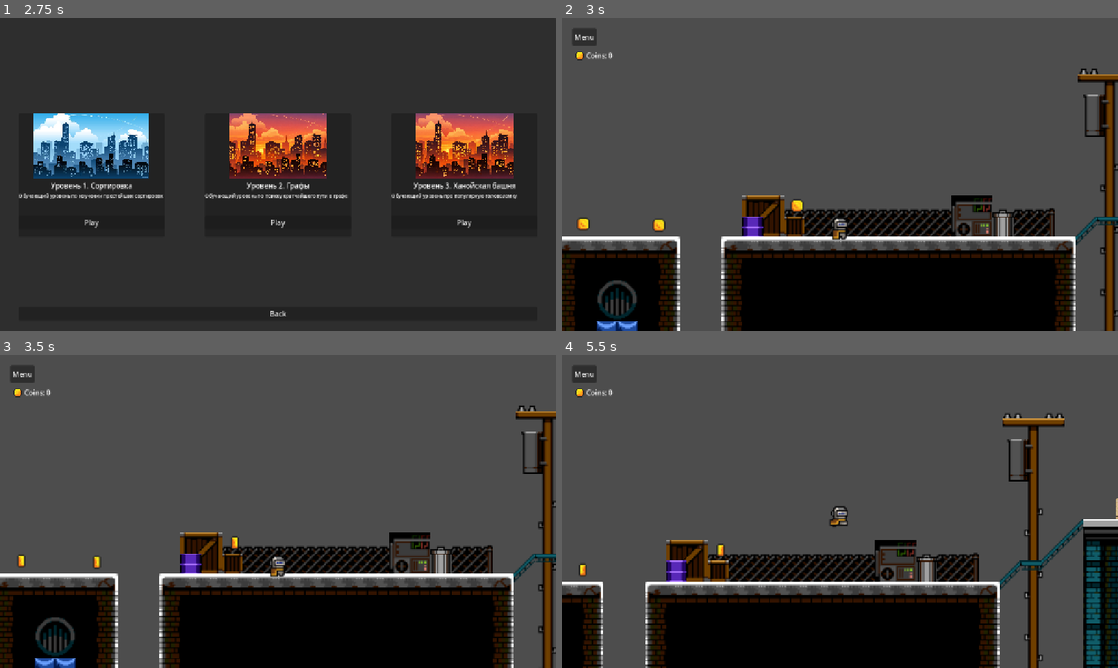
Above: before the commit, frames 1-4 (two rows, left to right).
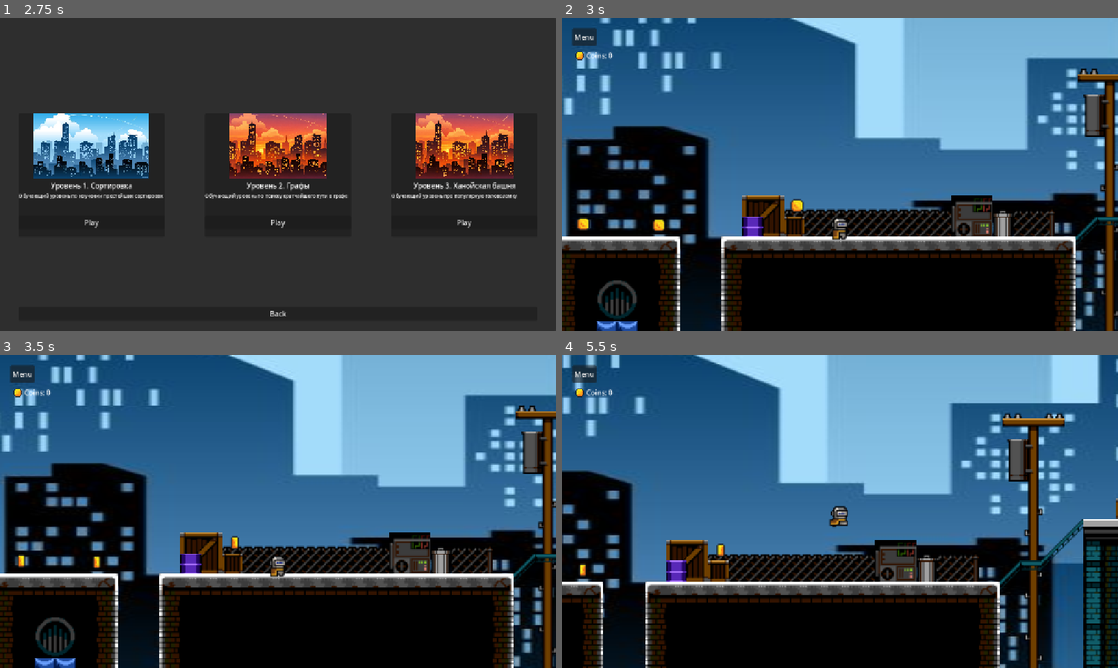
Above: after the commit, the same moments.

Repository: Natr1xon/puzzle_game
Game: Godot game, scene res://scenes/main/main.tscn
Same seed, same stepped clock (60 frames per second), same inputs: the game is played once before the commit and once after it.
Inputs:
- Up to frame 1 (2.75 s): click "Play" at 0.5 s; click "Back" at 1.25 s; click "Play" at 2 s
- Up to frame 2 (3 s): click "Play" at 2.75 s
- Up to frame 3 (3.5 s): no input
- Up to frame 4 (5.5 s): click "Menu" at 3.5 s; click "Resume" at 4.25 s; hold D (move_right) from 5.03 s (still down); tap E (interact) at 5.1 s; tap Space (jump) at 5.27 s

Frame 1 is identical in both runs. In frame 2, 66% of the frame differs, in the area x 0-100%, y 0-100%; in frame 3, 66%; in frame 4, 69%.

Commit message:
add animation sorting in level 1

Diff:
--- a/project.godot
+++ b/project.godot
@@ -53,6 +53,11 @@
 "events": [Object(InputEventKey,"resource_local_to_scene":false,"resource_name":"","device":-1,"window_id":0,"alt_press …(192 unchanged characters)…
 ]
 }
+menu={
+"deadzone": 0.2,
+"events": [Object(InputEventKey,"resource_local_to_scene":false,"resource_name":"","device":-1,"window_id":0,"alt_pressed":false,"shift_pressed":false,"ctrl_pressed":false,"meta_pressed":false,"pressed":false,"keycode":0,"physical_keycode":4194305,"key_label":0,"unicode":0,"location":0,"echo":false,"script":null)
+]
+}
 
 [physics]
 
--- a/scenes/levels/level_01.tscn
+++ b/scenes/levels/level_01.tscn
@@ -5,7 +5,7 @@
 [ext_resource type="Script" uid="uid://bpi7jvc4hd0hl" path="res://scripts/level_01/level_logic_1.gd" id="2_uvc87"]
 [ext_resource type="PackedScene" uid="uid://chs3ia44ls6on" path="res://scenes/objects/puzzle_object.tscn" id="3_qdh5e"]
 [ext_resource type="PackedScene" uid="uid://b617fba8fvuvo" path="res://scenes/player/player.tscn" id="4_uvc87"]
-[ext_resource type="Script" uid="uid://vhrikkdvirs3" path="res://scripts/level_01/check_button.gd" id="5_qdh5e"]
+[ext_resource type="Script" uid="uid://vhrikkdvirs3" path="res://scripts/objects/check_button.gd" id="5_qdh5e"]
 [ext_resource type="Texture2D" uid="uid://8tnd84iqcm6f" path="res://assets/sprites/city/Assets_City.png" id="6_1ey3t"]
 [ext_resource type="Texture2D" uid="uid://7uq5jajupo7n" path="res://assets/sprites/button/button.png" id="6_50wog"]
 [ext_resource type="PackedScene" uid="uid://cf043gxy2xtfm" path="res://scenes/kill_zone.tscn" id="7_kfebt"]
@@ -546,7 +546,6 @@
 shape = SubResource("WorldBoundaryShape2D_kfebt")
 
 [node name="Background" type="Sprite2D" parent="." unique_id=1267091804]
-visible = false
 z_index = -2
 position = Vector2(257, -179)
 scale = Vector2(-1.976, 1)
--- a/scenes/levels/level_02.tscn
+++ b/scenes/levels/level_02.tscn
@@ -4,7 +4,7 @@
 [ext_resource type="Script" uid="uid://butwwa1httray" path="res://scripts/level_2/input_handler_2.gd" id="3_3acmf"]
 [ext_resource type="Script" uid="uid://dkeusvrfxyf0x" path="res://scripts/level_2/level_logic_2.gd" id="3_a3l5x"]
 [ext_resource type="Texture2D" uid="uid://8tnd84iqcm6f" path="res://assets/sprites/city/Assets_City.png" id="3_c5o3r"]
-[ext_resource type="Script" uid="uid://vhrikkdvirs3" path="res://scripts/level_01/check_button.gd" id="3_c6rld"]
+[ext_resource type="Script" uid="uid://vhrikkdvirs3" path="res://scripts/objects/check_button.gd" id="3_c6rld"]
 [ext_resource type="PackedScene" uid="uid://b617fba8fvuvo" path="res://scenes/player/player.tscn" id="3_yjjx0"]
 [ext_resource type="PackedScene" uid="uid://d1n18f7d7hqr2" path="res://scenes/objects/coin.tscn" id="3_yklhy"]
 [ext_resource type="Texture2D" uid="uid://7uq5jajupo7n" path="res://assets/sprites/button/button.png" id="4_yklhy"]
@@ -526,10 +526,10 @@
 [node name="Coin5" parent="CoinContainer" unique_id=1628219278 groups=["coins"] instance=ExtResource("3_yklhy")]
 position = Vector2(864, -56)
 
-[node name="Coin6" parent="CoinContainer" unique_id=1541383154 instance=ExtResource("3_yklhy")]
+[node name="Coin6" parent="CoinContainer" unique_id=1541383154 groups=["coins"] instance=ExtResource("3_yklhy")]
 position = Vector2(1137, -201)
 
-[node name="Coin7" parent="CoinContainer" unique_id=2007950043 instance=ExtResource("3_yklhy")]
+[node name="Coin7" parent="CoinContainer" unique_id=2007950043 groups=["coins"] instance=ExtResource("3_yklhy")]
 position = Vector2(105, -10)
 
 [node name="CheckButton" type="Node2D" parent="." unique_id=516063093]
--- a/scenes/levels/level_03.tscn
+++ b/scenes/levels/level_03.tscn
@@ -1,3 +1,393 @@
 [gd_scene format=3 uid="uid://d4fbki7y8fnvj"]
 
+[ext_resource type="Texture2D" uid="uid://8tnd84iqcm6f" path="res://assets/sprites/city/Assets_City.png" id="1_fvfhs"]
+
+[sub_resource type="TileSetAtlasSource" id="TileSetAtlasSource_o4mod"]
+texture = ExtResource("1_fvfhs")
+0:0/0 = 0
+1:0/0 = 0
+2:0/0 = 0
+3:0/0 = 0
+4:0/0 = 0
+5:0/0 = 0
+6:0/0 = 0
+7:0/0 = 0
+8:0/0 = 0
+10:0/0 = 0
+11:0/0 = 0
+12:0/0 = 0
+13:0/0 = 0
+14:0/0 = 0
+15:0/0 = 0
+0:1/0 = 0
+1:1/0 = 0
+2:1/0 = 0
+3:1/0 = 0
+4:1/0 = 0
+5:1/0 = 0
+6:1/0 = 0
+7:1/0 = 0
+8:1/0 = 0
+10:1/0 = 0
+11:1/0 = 0
+12:1/0 = 0
+13:1/0 = 0
+14:1/0 = 0
+15:1/0 = 0
+0:2/0 = 0
+1:2/0 = 0
+2:2/0 = 0
+3:2/0 = 0
+4:2/0 = 0
+5:2/0 = 0
+6:2/0 = 0
+7:2/0 = 0
+8:2/0 = 0
+9:2/0 = 0
+10:2/0 = 0
+11:2/0 = 0
+12:2/0 = 0
+13:2/0 = 0
+14:2/0 = 0
+16:2/0 = 0
+0:3/0 = 0
+1:3/0 = 0
+2:3/0 = 0
+3:3/0 = 0
+4:3/0 = 0
+5:3/0 = 0
+6:3/0 = 0
+7:3/0 = 0
+8:3/0 = 0
+9:3/0 = 0
+10:3/0 = 0
+11:3/0 = 0
+12:3/0 = 0
+13:3/0 = 0
+14:3/0 = 0
+15:3/0 = 0
+16:3/0 = 0
+0:4/0 = 0
+1:4/0 = 0
+2:4/0 = 0
+3:4/0 = 0
+4:4/0 = 0
+5:4/0 = 0
+6:4/0 = 0
+7:4/0 = 0
+8:4/0 = 0
+9:4/0 = 0
+10:4/0 = 0
+11:4/0 = 0
+12:4/0 = 0
+13:4/0 = 0
+14:4/0 = 0
+15:4/0 = 0
+0:5/0 = 0
+1:5/0 = 0
+2:5/0 = 0
+3:5/0 = 0
+4:5/0 = 0
+5:5/0 = 0
+6:5/0 = 0
+7:5/0 = 0
+8:5/0 = 0
+9:5/0 = 0
+10:5/0 = 0
+11:5/0 = 0
+12:5/0 = 0
+13:5/0 = 0
+14:5/0 = 0
+15:5/0 = 0
+0:6/0 = 0
+1:6/0 = 0
+2:6/0 = 0
+3:6/0 = 0
+4:6/0 = 0
+5:6/0 = 0
+6:6/0 = 0
+7:6/0 = 0
+8:6/0 = 0
+10:6/0 = 0
+11:6/0 = 0
+12:6/0 = 0
+13:6/0 = 0
+14:6/0 = 0
+15:6/0 = 0
+0:7/0 = 0
+1:7/0 = 0
+2:7/0 = 0
+3:7/0 = 0
+4:7/0 = 0
+5:7/0 = 0
+6:7/0 = 0
+7:7/0 = 0
+8:7/0 = 0
+10:7/0 = 0
+11:7/0 = 0
+12:7/0 = 0
+13:7/0 = 0
+14:7/0 = 0
+15:7/0 = 0
+1:8/0 = 0
+2:8/0 = 0
+3:8/0 = 0
+4:8/0 = 0
+5:8/0 = 0
+6:8/0 = 0
+7:8/0 = 0
+8:8/0 = 0
+9:8/0 = 0
+10:8/0 = 0
+11:8/0 = 0
+12:8/0 = 0
+13:8/0 = 0
+14:8/0 = 0
+15:8/0 = 0
+0:9/0 = 0
+1:9/0 = 0
+2:9/0 = 0
+3:9/0 = 0
+4:9/0 = 0
+5:9/0 = 0
+6:9/0 = 0
+7:9/0 = 0
+8:9/0 = 0
+9:9/0 = 0
+10:9/0 = 0
+11:9/0 = 0
+12:9/0 = 0
+13:9/0 = 0
+14:9/0 = 0
+15:9/0 = 0
+0:10/0 = 0
+1:10/0 = 0
+2:10/0 = 0
+3:10/0 = 0
+4:10/0 = 0
+5:10/0 = 0
+7:10/0 = 0
+8:10/0 = 0
+9:10/0 = 0
+10:10/0 = 0
+11:10/0 = 0
+12:10/0 = 0
+14:10/0 = 0
+15:10/0 = 0
+0:11/0 = 0
+1:11/0 = 0
+3:11/0 = 0
+4:11/0 = 0
+5:11/0 = 0
+6:11/0 = 0
+7:11/0 = 0
+8:11/0 = 0
+9:11/0 = 0
+6:12/0 = 0
+7:12/0 = 0
+8:12/0 = 0
+6:13/0 = 0
+7:13/0 = 0
+8:13/0 = 0
+
+[sub_resource type="TileSet" id="TileSet_4wrbh"]
+sources/0 = SubResource("TileSetAtlasSource_o4mod")
+
+[sub_resource type="TileSetAtlasSource" id="TileSetAtlasSource_ps4tf"]
+texture = ExtResource("1_fvfhs")
+0:0/0 = 0
+1:0/0 = 0
+2:0/0 = 0
+3:0/0 = 0
+4:0/0 = 0
+5:0/0 = 0
+6:0/0 = 0
+7:0/0 = 0
+8:0/0 = 0
+10:0/0 = 0
+11:0/0 = 0
+12:0/0 = 0
+13:0/0 = 0
+14:0/0 = 0
+15:0/0 = 0
+0:1/0 = 0
+1:1/0 = 0
+2:1/0 = 0
+3:1/0 = 0
+4:1/0 = 0
+5:1/0 = 0
+6:1/0 = 0
+7:1/0 = 0
+8:1/0 = 0
+10:1/0 = 0
+11:1/0 = 0
+12:1/0 = 0
+13:1/0 = 0
+14:1/0 = 0
+15:1/0 = 0
+0:2/0 = 0
+1:2/0 = 0
+2:2/0 = 0
+3:2/0 = 0
+4:2/0 = 0
+5:2/0 = 0
+6:2/0 = 0
+7:2/0 = 0
+8:2/0 = 0
+9:2/0 = 0
+10:2/0 = 0
+11:2/0 = 0
+12:2/0 = 0
+13:2/0 = 0
+14:2/0 = 0
+16:2/0 = 0
+0:3/0 = 0
+1:3/0 = 0
+2:3/0 = 0
+3:3/0 = 0
+4:3/0 = 0
+5:3/0 = 0
+6:3/0 = 0
+7:3/0 = 0
+8:3/0 = 0
+9:3/0 = 0
+10:3/0 = 0
+11:3/0 = 0
+12:3/0 = 0
+13:3/0 = 0
+14:3/0 = 0
+15:3/0 = 0
+16:3/0 = 0
+0:4/0 = 0
+1:4/0 = 0
+2:4/0 = 0
+3:4/0 = 0
+4:4/0 = 0
+5:4/0 = 0
+6:4/0 = 0
+7:4/0 = 0
+8:4/0 = 0
+9:4/0 = 0
+10:4/0 = 0
+11:4/0 = 0
+12:4/0 = 0
+13:4/0 = 0
+14:4/0 = 0
+15:4/0 = 0
+0:5/0 = 0
+1:5/0 = 0
+2:5/0 = 0
+3:5/0 = 0
+4:5/0 = 0
+5:5/0 = 0
+6:5/0 = 0
+7:5/0 = 0
+8:5/0 = 0
+9:5/0 = 0
+10:5/0 = 0
+11:5/0 = 0
+12:5/0 = 0
+13:5/0 = 0
+14:5/0 = 0
+15:5/0 = 0
+0:6/0 = 0
+1:6/0 = 0
+2:6/0 = 0
+3:6/0 = 0
+4:6/0 = 0
+5:6/0 = 0
+6:6/0 = 0
+7:6/0 = 0
+8:6/0 = 0
+10:6/0 = 0
+11:6/0 = 0
+12:6/0 = 0
+13:6/0 = 0
+14:6/0 = 0
+15:6/0 = 0
+0:7/0 = 0
+1:7/0 = 0
+2:7/0 = 0
+3:7/0 = 0
+4:7/0 = 0
+5:7/0 = 0
+6:7/0 = 0
+7:7/0 = 0
+8:7/0 = 0
+10:7/0 = 0
+11:7/0 = 0
+12:7/0 = 0
+13:7/0 = 0
+14:7/0 = 0
+15:7/0 = 0
+1:8/0 = 0
+2:8/0 = 0
+3:8/0 = 0
+4:8/0 = 0
+5:8/0 = 0
+6:8/0 = 0
+7:8/0 = 0
+8:8/0 = 0
+9:8/0 = 0
+10:8/0 = 0
+11:8/0 = 0
+12:8/0 = 0
+13:8/0 = 0
+14:8/0 = 0
+15:8/0 = 0
+0:9/0 = 0
+1:9/0 = 0
+2:9/0 = 0
+3:9/0 = 0
+4:9/0 = 0
+5:9/0 = 0
+6:9/0 = 0
+7:9/0 = 0
+8:9/0 = 0
+9:9/0 = 0
+10:9/0 = 0
+11:9/0 = 0
+12:9/0 = 0
+13:9/0 = 0
+14:9/0 = 0
+15:9/0 = 0
+0:10/0 = 0
+1:10/0 = 0
+2:10/0 = 0
+3:10/0 = 0
+4:10/0 = 0
+5:10/0 = 0
+7:10/0 = 0
+8:10/0 = 0
+9:10/0 = 0
+10:10/0 = 0
+11:10/0 = 0
+12:10/0 = 0
+14:10/0 = 0
+15:10/0 = 0
+0:11/0 = 0
+1:11/0 = 0
+3:11/0 = 0
+4:11/0 = 0
+5:11/0 = 0
+6:11/0 = 0
+7:11/0 = 0
+8:11/0 = 0
+9:11/0 = 0
+6:12/0 = 0
+7:12/0 = 0
+8:12/0 = 0
+6:13/0 = 0
+7:13/0 = 0
+8:13/0 = 0
+
+[sub_resource type="TileSet" id="TileSet_lcxk4"]
+sources/0 = SubResource("TileSetAtlasSource_ps4tf")
+
 [node name="Level" type="Node2D" unique_id=847719169]
+
+[node name="Back" type="TileMapLayer" parent="." unique_id=575311669]
+tile_set = SubResource("TileSet_4wrbh")
+
+[node name="Mid" type="TileMapLayer" parent="Back" unique_id=965205425]
+tile_set = SubResource("TileSet_lcxk4")
--- a/scenes/objects/puzzle_object.tscn
+++ b/scenes/objects/puzzle_object.tscn
@@ -1,18 +1,22 @@
 [gd_scene format=3 uid="uid://chs3ia44ls6on"]
 
 [ext_resource type="Script" uid="uid://cfdptn85m3ue8" path="res://scripts/level_01/puzzle_object.gd" id="1_072mk"]
-[ext_resource type="Texture2D" uid="uid://di4flk0bjrp18" path="res://assets/sprites/puzzle_box/box.jpg" id="2_tvsyx"]
+[ext_resource type="Texture2D" uid="uid://8tnd84iqcm6f" path="res://assets/sprites/city/Assets_City.png" id="2_tvsyx"]
+
+[sub_resource type="AtlasTexture" id="AtlasTexture_pnxph"]
+atlas = ExtResource("2_tvsyx")
+region = Rect2(80.12198, 32.015446, 15.878021, 15.984554)
 
 [sub_resource type="RectangleShape2D" id="RectangleShape2D_072mk"]
-size = Vector2(15, 15)
+size = Vector2(16, 16)
 
 [node name="PuzzleObject" type="Area2D" unique_id=876441161]
 script = ExtResource("1_072mk")
 
 [node name="Sprite2D" type="Sprite2D" parent="." unique_id=971782441]
-position = Vector2(1.7881393e-07, 1.7881393e-07)
-scale = Vector2(0.016, 0.015999999)
-texture = ExtResource("2_tvsyx")
+position = Vector2(-4.172325e-07, 2.3841858e-07)
+scale = Vector2(1.0666666, 1.0666667)
+texture = SubResource("AtlasTexture_pnxph")
 
 [node name="CollisionShape2D" type="CollisionShape2D" parent="." unique_id=174396021]
 scale = Vector2(0.99999994, 0.99999994)
--- a/scripts/level_01/input_handler_1.gd
+++ b/scripts/level_01/input_handler_1.gd
@@ -1,17 +1,19 @@
 extends Node
 
 var selected_object = null
+var previous_modulate = Color.WHITE
 
 func try_swap(a, b) -> bool:
 	if can_swap(a, b):
-		var temp = a.global_position
-		a.global_position = b.global_position
-		b.global_position = temp
-		print("swap")
+		var tween = a.create_tween()
+		tween.set_parallel(true)
+		tween.tween_property(a, "global_position", b.global_position, 0.2)
+		tween.tween_property(b, "global_position", a.global_position, 0.2)
+
+		await tween.finished
+		print("swap complete")
 		return true
-	else:
-		print("can't swap")
-		return false
+	return false
 
 func can_swap(a, b) -> bool:
 	if not a.has_method("get_value") or not b.has_method("get_value"):
@@ -27,30 +29,33 @@
 
 func handle_interact(obj):
 	if not is_instance_valid(obj):
-		print("Объект невалиден")
 		return
 
 	if not obj.has_method("get_value"):
-		print("Не puzzle object")
 		return
 
-	# первый выбор
+	# Первый выбор
 	if selected_object == null:
+		obj.highlight(true)
 		selected_object = obj
-		print("Первый объект выбран:", obj.name)
+		print("Выбран:", obj.name)
 		return
 
-	# клик по тому же объекту
+	# Тот же объект - отмена
 	if selected_object == obj:
-		print("Тот же объект — отмена выбора")
+		obj.highlight(false)
 		selected_object = null
+		print("Отмена выбора")
 		return
 
-	print("Пытаемся свапнуть:", selected_object.name, obj.name)
+	# Пытаемся свапнуть
+	print("Свап между:", selected_object.name, obj.name)
 
-	if try_swap(selected_object, obj):
+	if await try_swap(selected_object, obj):
 		print("Свап успешен")
+		selected_object.highlight(false)
 	else:
-		print("Свап запрещён")
+		print("Свап невозможен")
+		selected_object.highlight(false)
 
 	selected_object = null
--- a/scripts/level_01/level_logic_1.gd
+++ b/scripts/level_01/level_logic_1.gd
@@ -33,11 +33,10 @@
 	await get_tree().create_timer(2.0).timeout
 
 	if not is_completed:
-		feedback_label.text = ""
+		feedback_label.text = "Try again"
 
 func check_win():
 	if is_completed:
-		check_answer(true)
 		return
 
 	var objects = get_objects()
--- a/scripts/level_01/puzzle_object.gd
+++ b/scripts/level_01/puzzle_object.gd
@@ -2,6 +2,10 @@
 
 @export var value: int = 0
 @onready var label = $Label
+@onready var sprite = $Sprite2D
+
+var is_highlighted = false
+var original_modulate = Color.WHITE
 
 func update_label():
 	label.text = str(value)
@@ -10,6 +14,13 @@
 	update_label()
 	print("Я появился:", value)
 
+func highlight(enable: bool):
+	is_highlighted = enable
+	modulate = Color.YELLOW if enable else original_modulate
+
+	if sprite:
+		sprite.modulate = Color.YELLOW if enable else Color.WHITE
+
 func get_value():
 	return value
 
--- a/scripts/main.gd
+++ b/scripts/main.gd
@@ -6,6 +6,7 @@
 @onready var ui = $UI
 @onready var hud = $UI/HUD
 @onready var game_menu = $UI/game_menu
+@onready var resume_button = $UI/game_menu/Panel/VBoxContainer/ResumeButton
 
 var current_level_path = ""
 
@@ -21,6 +22,13 @@
 	menu.show()
 	level_select.hide()
 	ui.hide()
+
+	var shortcut = Shortcut.new()
+
+	var events = InputMap.action_get_events("game_menu")
+	if events.size() > 0:
+		shortcut.events = events
+		resume_button.shortcut = shortcut
 
 	menu.start_game.connect(_on_start_game)
 
--- a/scripts/ui/hud.gd
+++ b/scripts/ui/hud.gd
@@ -6,6 +6,13 @@
 @onready var coin_label = $CoinScoreLabel
 
 func _ready():
+	var shortcut = Shortcut.new()
+
+	var events = InputMap.action_get_events("game_menu")
+	if events.size() > 0:
+		shortcut.events = events
+		menu_button.shortcut = shortcut
+
 	menu_button.pressed.connect(_on_menu_pressed)
 
 func _on_menu_pressed():
Renamed: scripts/level_01/check_button.gd -> scripts/objects/check_button.gd
Renamed: scripts/level_01/check_button.gd.uid -> scripts/objects/check_button.gd.uid
